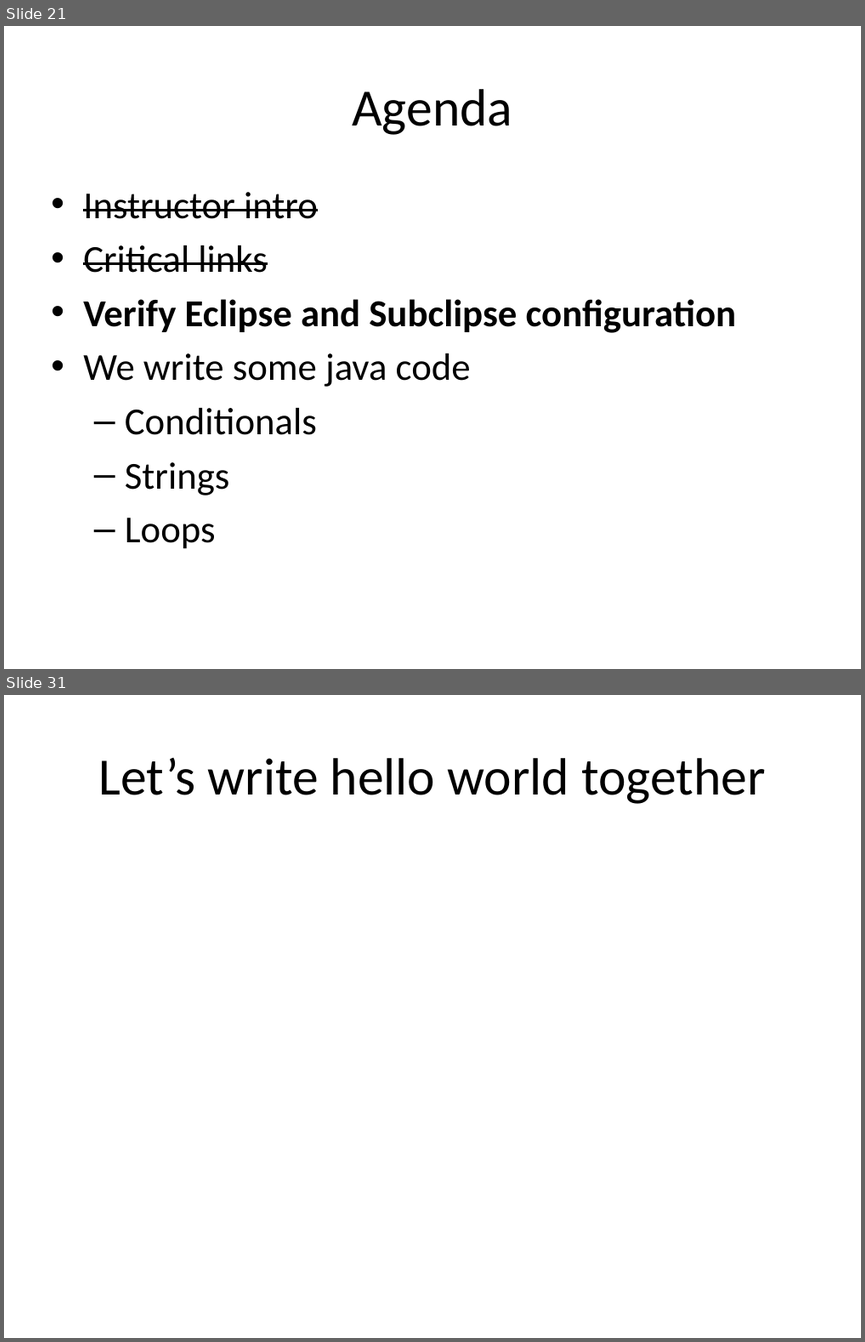
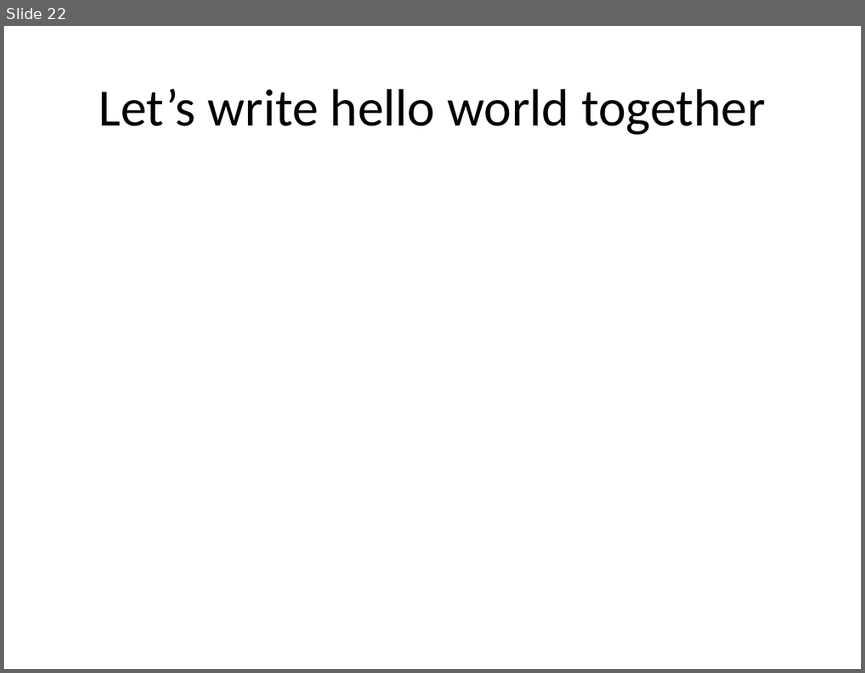
Before and after one commit to RHIT-CSSE/csse220, a slide deck: ClassMaterials/JavaIntro/Slides/JavaIntro.pptx. Shown one above the other, each under a label of ours: slides 21 and 31 before the commit, slide 22 after it; the slides between them are not shown. The pictures are 865x1342 and 865x673 pixels, drawn with LibreOffice and Linux fonts; fonts in the diff are those of the drawing. Boxes give left, top, right and bottom in pixels: in the first picture for what was removed or moved away, otherwise in the second. Text is boxed around its words. In the diff, an @@ line names an element or a change of style, - is before the commit and + after.

```diff
--- a/ClassMaterials/JavaIntro/Slides/JavaIntro.pptx
+++ b/ClassMaterials/JavaIntro/Slides/JavaIntro.pptx
@@ slide 21 removed at [4, 26, 861, 669], background #FFFFFF @@
@@ title removed at [352, 89, 512, 135] @@
-Agenda
@@ text removed at [83, 192, 737, 549] @@
-• Instructor intro
-• Critical links
-• Verify Eclipse and Subclipse configuration
-• We write some java code
-  – Conditionals
-  – Strings
-  – Loops
@@ what was slide 31 is now slide 22 @@
```
Also in this commit, not shown: 6 slides changed, 1 slide added, 9 other slides removed.
